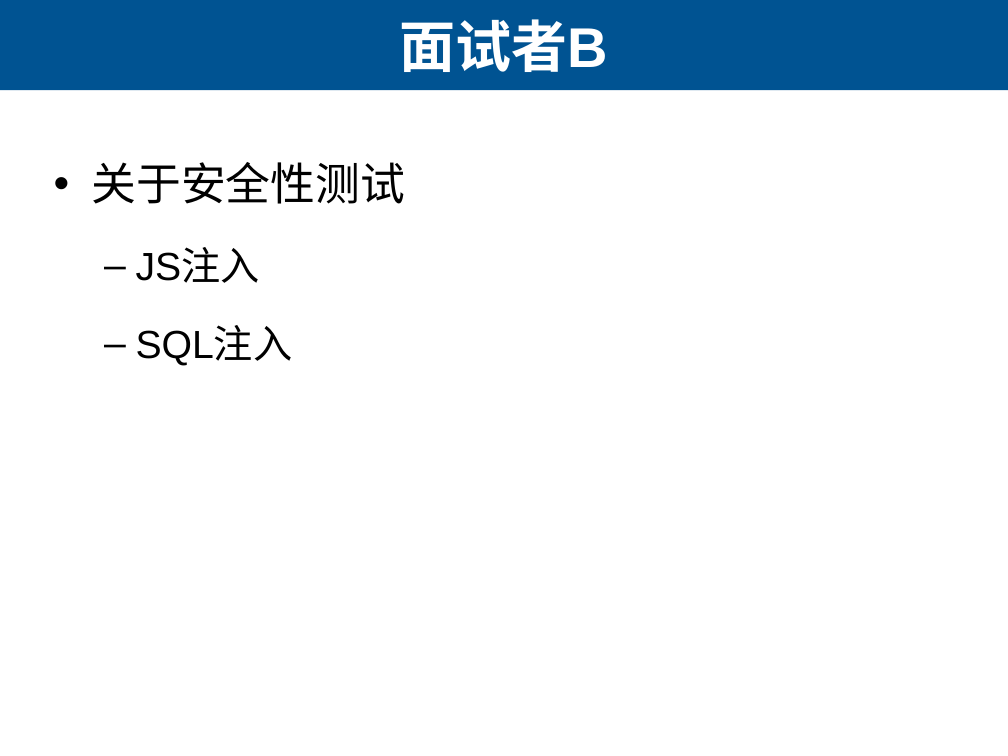
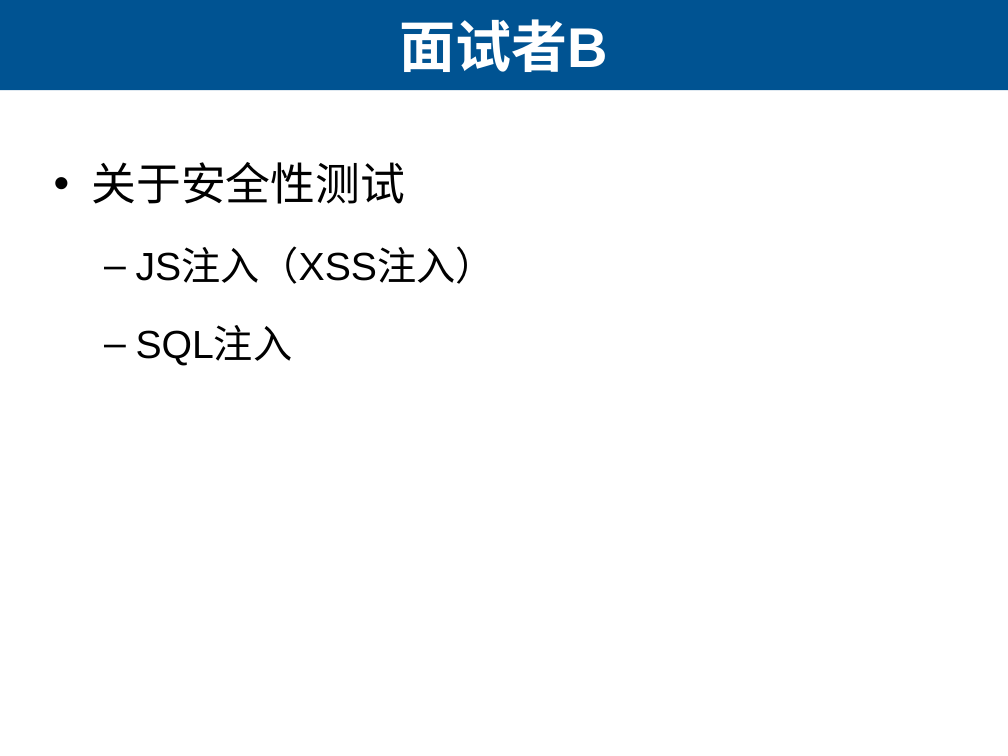
Before and after one commit to lihuanzhen/load-testing, a slide deck: slide 8 of 一道面试题.pptx. Drawn at 1008x756 pixels with LibreOffice and Linux fonts; fonts in the diff are those of the drawing. Boxes give left, top, right and bottom in pixels: in the first picture for what was removed or moved away, otherwise in the second. Text is boxed around its words. In the diff, an @@ line names an element or a change of style, - is before the commit and + after.

```diff
--- a/一道面试题.pptx
+++ b/一道面试题.pptx
@@ text at [136,249,495,284]: text changed @@
-  – JS注入
+  – JS注入（XSS注入）
```
Also in this commit, not shown: 1 other slide changed, 2 other files.
